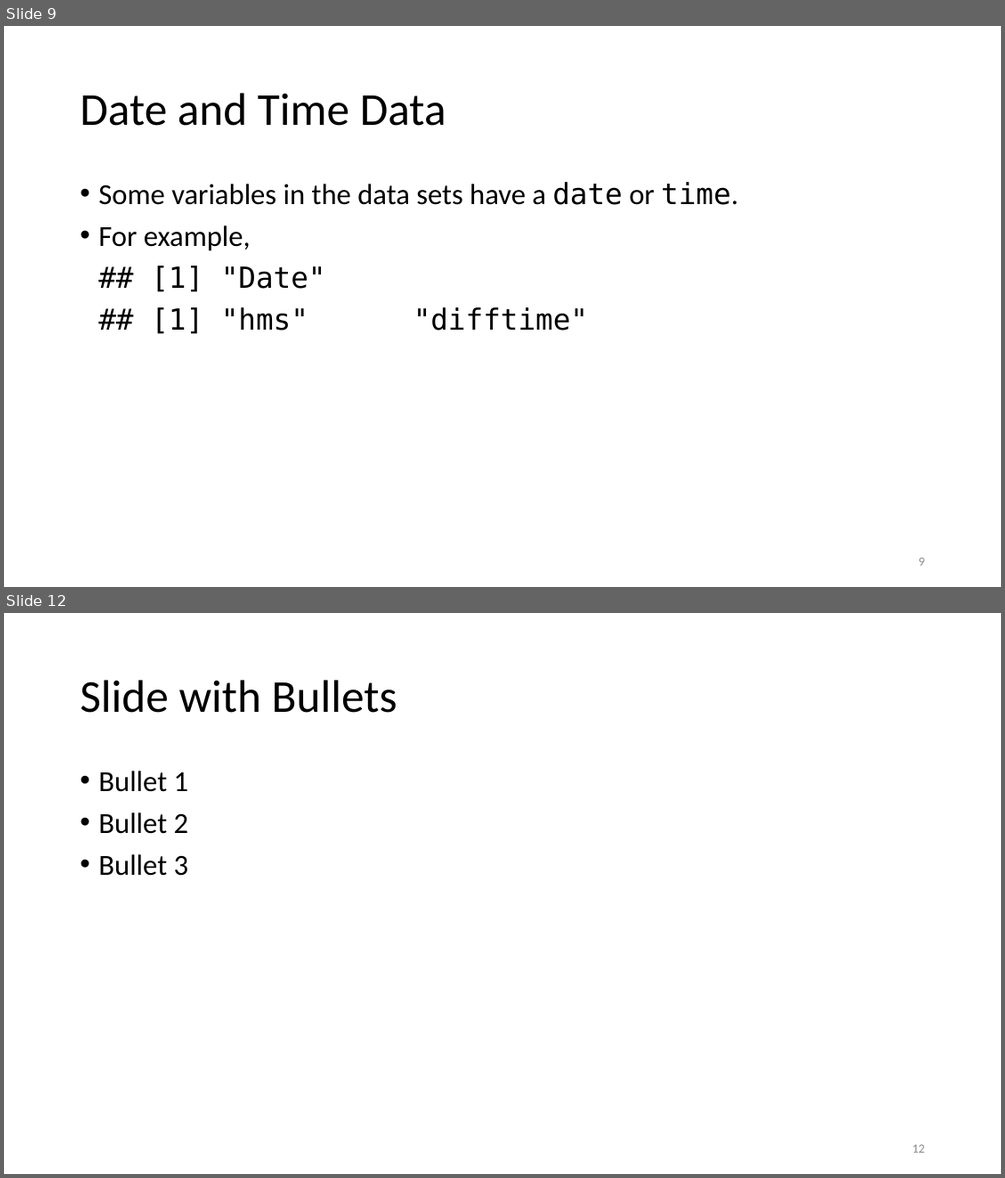
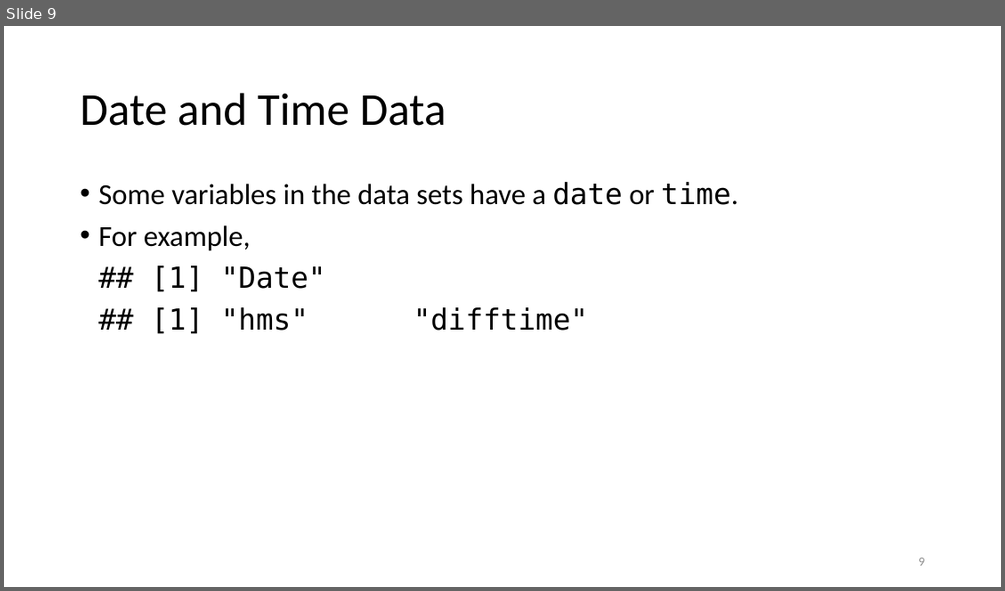
Before and after one commit to jmgraham30/SWBmodules, a slide deck: slides/dates_times_with_r.pptx. Shown one above the other, each under a label of ours: slides 9 and 12 before the commit, slide 9 after it; the slides between them are not shown. The pictures are 1005x1178 and 1005x591 pixels, drawn with LibreOffice and Linux fonts; fonts in the diff are those of the drawing. Boxes give left, top, right and bottom in pixels: in the first picture for what was removed or moved away, otherwise in the second. Text is boxed around its words. In the diff, an @@ line names an element or a change of style, - is before the commit and + after.

```diff
--- a/slides/dates_times_with_r.pptx
+++ b/slides/dates_times_with_r.pptx
@@ slide 12 removed at (4, 613, 1001, 1174), background #FFFFFF @@
@@ title removed at (80, 680, 397, 713) @@
-Slide with Bullets
@@ text removed at (98, 771, 189, 876) @@
-• Bullet 1
-• Bullet 2
-• Bullet 3
@@ page number removed at (912, 1144, 924, 1152) @@
-12
```
Also in this commit, not shown: 2 slides changed, 5 slides added, 3 other slides removed, 2 other files.
